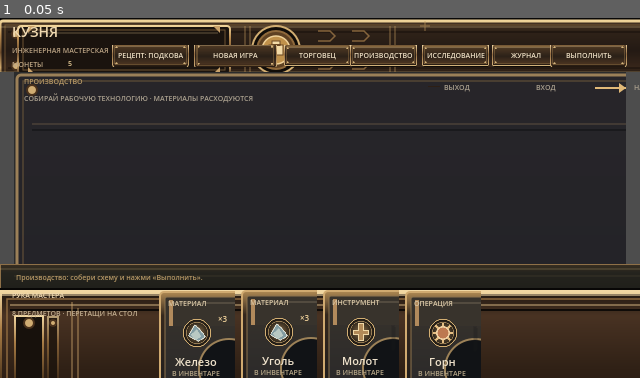
Above: before the commit, frame 1.
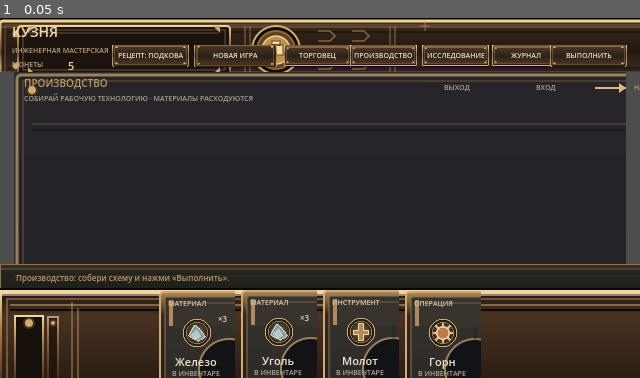
Above: after the commit, the same moment.

Repository: Blyaprint/new-1-bit-kuznya
Game: Godot game, scene res://scenes/board_prototype.tscn
The game is run twice, just before and just after one commit, with the same random seed, the same clock (stepped at 60 frames per second) and the same inputs.
Inputs:
- Up to frame 1 (0.05 s): no input

The runs differ from the first frame. In frame 1, 0.7% of the frame differs, in the area x 1-36%, y 11-84%.

Commit message:
Tune compact HUD typography and hand area

Diff:
--- a/scenes/board_prototype.tscn
+++ b/scenes/board_prototype.tscn
@@ -156,7 +156,7 @@
 offset_right = 220.0
 offset_bottom = 74.0
 theme_override_colors/font_color = Color(0.72, 0.60, 0.40, 1)
-theme_override_font_sizes/font_size = 7
+theme_override_font_sizes/font_size = 10
 mouse_filter = 2
 
 [node name="BoardSubtitle" type="Label" parent="."]
@@ -177,11 +177,12 @@
 offset_right = -16.0
 offset_bottom = -92.0
 theme_override_colors/font_color = Color(0.72, 0.60, 0.40, 1)
-theme_override_font_sizes/font_size = 7
+theme_override_font_sizes/font_size = 8
 vertical_alignment = 1
 mouse_filter = 2
 
 [node name="HandTitle" type="Label" parent="."]
+visible = false
 anchor_top = 1.0
 anchor_bottom = 1.0
 offset_left = 12.0
@@ -189,10 +190,11 @@
 offset_right = 140.0
 offset_bottom = -72.0
 theme_override_colors/font_color = Color(0.94, 0.85, 0.69, 1)
-theme_override_font_sizes/font_size = 7
+theme_override_font_sizes/font_size = 9
 mouse_filter = 2
 
 [node name="HandCount" type="Label" parent="."]
+visible = false
 anchor_top = 1.0
 anchor_bottom = 1.0
 offset_left = 12.0
@@ -338,5 +340,5 @@
 offset_right = 104.0
 offset_bottom = 53.0
 theme_override_colors/font_color = Color(0.94, 0.83, 0.61, 1)
-theme_override_font_sizes/font_size = 7
-mouse_filter = 2
+theme_override_font_sizes/font_size = 11
+mouse_filter = 2
